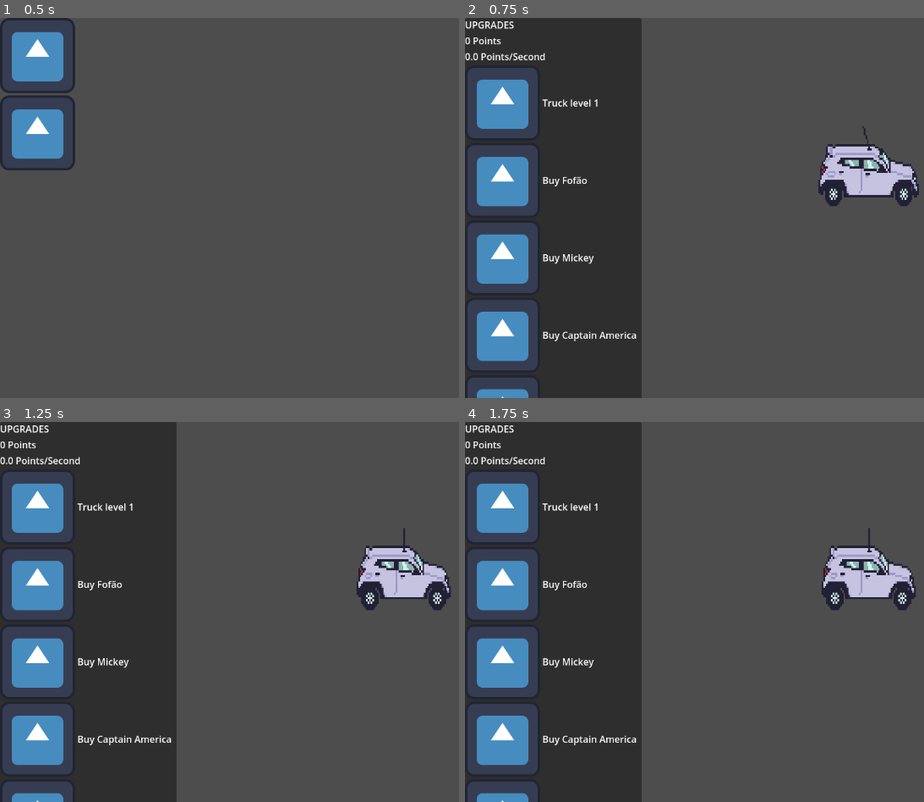
Above: before the commit, frames 1-4 (two rows, left to right).
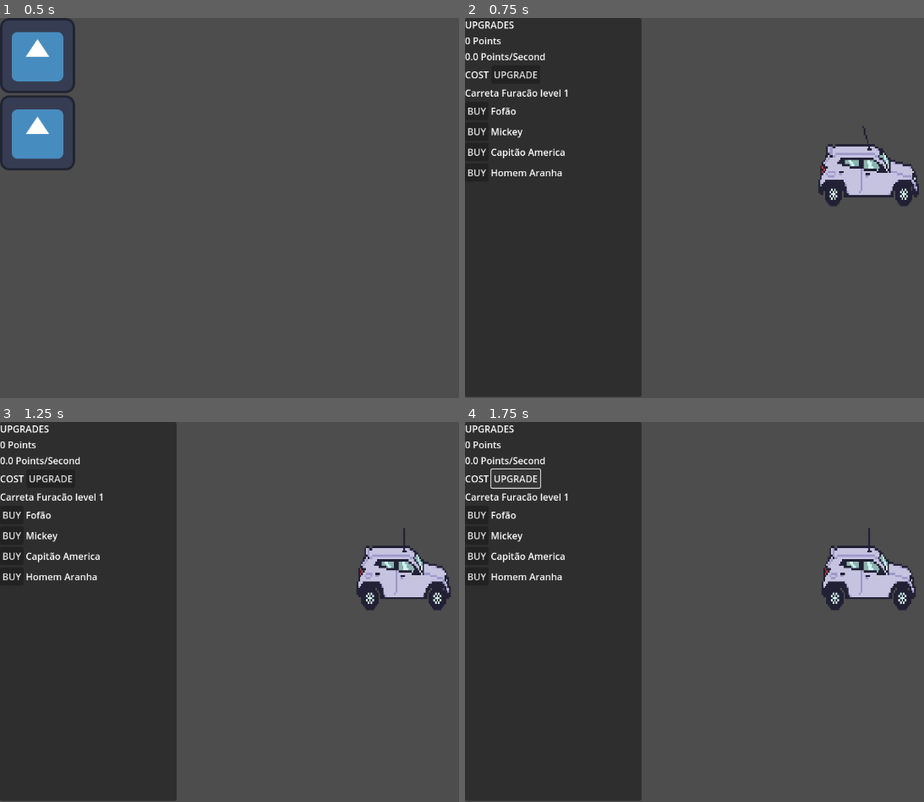
Above: after the commit, the same moments.

Repository: hhsoares/fofaoclicks
Game: Godot game, scene res://scenes/menu.tscn
The game is run twice, just before and just after one commit, with the same random seed, the same clock (stepped at 60 frames per second) and the same inputs. The engine's default icon, where the game draws it, is replaced by a stand-in: a white triangle on a blue panel in a dark square.
Inputs (mouse positions are in pixels of both pictures, inside the frame that each line leads up to; where the layout moved, square brackets give the same spot in the first picture):
- Up to frame 1 (0.5 s): no input
- Up to frame 2 (0.75 s): click (644, 56) at 0.5 s
- Up to frame 3 (1.25 s): no input
- Up to frame 4 (1.75 s): click (515, 479) [501, 505] at 1.25 s

Frame 1 is identical in both runs. In frame 2, 13% of the frame differs, in the area x 0-39%, y 13-100%; in frame 3, 13%; in frame 4, 13%, in the area x 0-39%, y 12-100%.

Commit message:
improved UI container

Diff:
--- a/scenes/main.tscn
+++ b/scenes/main.tscn
@@ -1,9 +1,8 @@
-[gd_scene load_steps=31 format=3 uid="uid://bkbrcw0s7sfiu"]
+[gd_scene load_steps=30 format=3 uid="uid://bkbrcw0s7sfiu"]
 
 [ext_resource type="Script" uid="uid://ckbd4lsw1t0bv" path="res://scripts/main.gd" id="1_0wfyh"]
 [ext_resource type="Texture2D" uid="uid://d27v33g1y0yuf" path="res://assets/kwid.png" id="1_o5qli"]
 [ext_resource type="Script" uid="uid://clb7xq6wd08yf" path="res://scripts/truck.gd" id="2_sugp2"]
-[ext_resource type="Texture2D" uid="uid://bm127g6fta2wf" path="res://icon.svg" id="4_jyhfs"]
 
 [sub_resource type="AtlasTexture" id="AtlasTexture_0wfyh"]
 atlas = ExtResource("1_o5qli")
@@ -225,60 +224,67 @@
 layout_mode = 2
 text = "0 Points / Second"
 
-[node name="TruckContainer" type="HBoxContainer" parent="Panel/VBoxContainer"]
-layout_mode = 2
-
-[node name="TruckButton" type="TextureButton" parent="Panel/VBoxContainer/TruckContainer"]
-layout_mode = 2
-texture_normal = ExtResource("4_jyhfs")
-
-[node name="TruckLabel" type="Label" parent="Panel/VBoxContainer/TruckContainer"]
-layout_mode = 2
-text = "Truck level 1"
+[node name="VBoxContainer" type="VBoxContainer" parent="Panel/VBoxContainer"]
+layout_mode = 2
+
+[node name="HBoxContainer" type="HBoxContainer" parent="Panel/VBoxContainer/VBoxContainer"]
+layout_mode = 2
+
+[node name="Label" type="Label" parent="Panel/VBoxContainer/VBoxContainer/HBoxContainer"]
+layout_mode = 2
+text = "COST"
+
+[node name="TruckButton" type="Button" parent="Panel/VBoxContainer/VBoxContainer/HBoxContainer"]
+layout_mode = 2
+text = "UPGRADE"
+
+[node name="TruckLabel" type="Label" parent="Panel/VBoxContainer/VBoxContainer"]
+layout_mode = 2
+text = "Carreta Furacão level 1"
 
 [node name="FofaoContainer" type="HBoxContainer" parent="Panel/VBoxContainer"]
 layout_mode = 2
 
-[node name="FofaoButton" type="TextureButton" parent="Panel/VBoxContainer/FofaoContainer"]
-layout_mode = 2
-texture_normal = ExtResource("4_jyhfs")
+[node name="FofaoButton" type="Button" parent="Panel/VBoxContainer/FofaoContainer"]
+layout_mode = 2
+text = "BUY"
 
 [node name="FofaoLabel" type="Label" parent="Panel/VBoxContainer/FofaoContainer"]
 layout_mode = 2
-text = "Buy Fofão"
+text = "Fofão"
 
 [node name="MickeyContainer" type="HBoxContainer" parent="Panel/VBoxContainer"]
 layout_mode = 2
 
-[node name="MickeyButton" type="TextureButton" parent="Panel/VBoxContainer/MickeyContainer"]
-layout_mode = 2
-texture_normal = ExtResource("4_jyhfs")
+[node name="MickeyButton" type="Button" parent="Panel/VBoxContainer/MickeyContainer"]
+layout_mode = 2
+text = "BUY"
 
 [node name="MickeyLabel" type="Label" parent="Panel/VBoxContainer/MickeyContainer"]
 layout_mode = 2
-text = "Buy Mickey"
+text = "Mickey"
 
 [node name="CAContainer" type="HBoxContainer" parent="Panel/VBoxContainer"]
 layout_mode = 2
 
-[node name="CAButton" type="TextureButton" parent="Panel/VBoxContainer/CAContainer"]
-layout_mode = 2
-texture_normal = ExtResource("4_jyhfs")
+[node name="CAButton" type="Button" parent="Panel/VBoxContainer/CAContainer"]
+layout_mode = 2
+text = "BUY"
 
 [node name="CALabel" type="Label" parent="Panel/VBoxContainer/CAContainer"]
 layout_mode = 2
-text = "Buy Captain America"
+text = "Capitão America"
 
 [node name="HAContainer" type="HBoxContainer" parent="Panel/VBoxContainer"]
 layout_mode = 2
 
-[node name="HAButton" type="TextureButton" parent="Panel/VBoxContainer/HAContainer"]
-layout_mode = 2
-texture_normal = ExtResource("4_jyhfs")
+[node name="HAButton" type="Button" parent="Panel/VBoxContainer/HAContainer"]
+layout_mode = 2
+text = "BUY"
 
 [node name="HALabel" type="Label" parent="Panel/VBoxContainer/HAContainer"]
 layout_mode = 2
-text = "Buy Spiderman"
+text = "Homem Aranha"
 
 [node name="Fofao" type="Node2D" parent="."]
 
@@ -309,7 +315,7 @@
 scale = Vector2(2.109, 2.109)
 sprite_frames = SubResource("SpriteFrames_y6deb")
 
-[connection signal="pressed" from="Panel/VBoxContainer/TruckContainer/TruckButton" to="." method="_on_truck_button_pressed"]
+[connection signal="pressed" from="Panel/VBoxContainer/VBoxContainer/HBoxContainer/TruckButton" to="." method="_on_truck_button_pressed"]
 [connection signal="pressed" from="Panel/VBoxContainer/FofaoContainer/FofaoButton" to="." method="_on_fofao_button_pressed"]
 [connection signal="pressed" from="Panel/VBoxContainer/MickeyContainer/MickeyButton" to="." method="_on_mickey_button_pressed"]
 [connection signal="pressed" from="Panel/VBoxContainer/CAContainer/CAButton" to="." method="_on_ca_button_pressed"]
--- a/scripts/main.gd
+++ b/scripts/main.gd
@@ -51,7 +51,7 @@
 		Global.points_per_second += 1.0
 		Global.points_per_click += 1.0
 		truck_level += 1
-		truck_label.text = "Truck level %d" % truck_level
+		truck_label.text = "Level %d" % truck_level
 		update_points_label()
 
 func _on_mickey_button_pressed() -> void:
